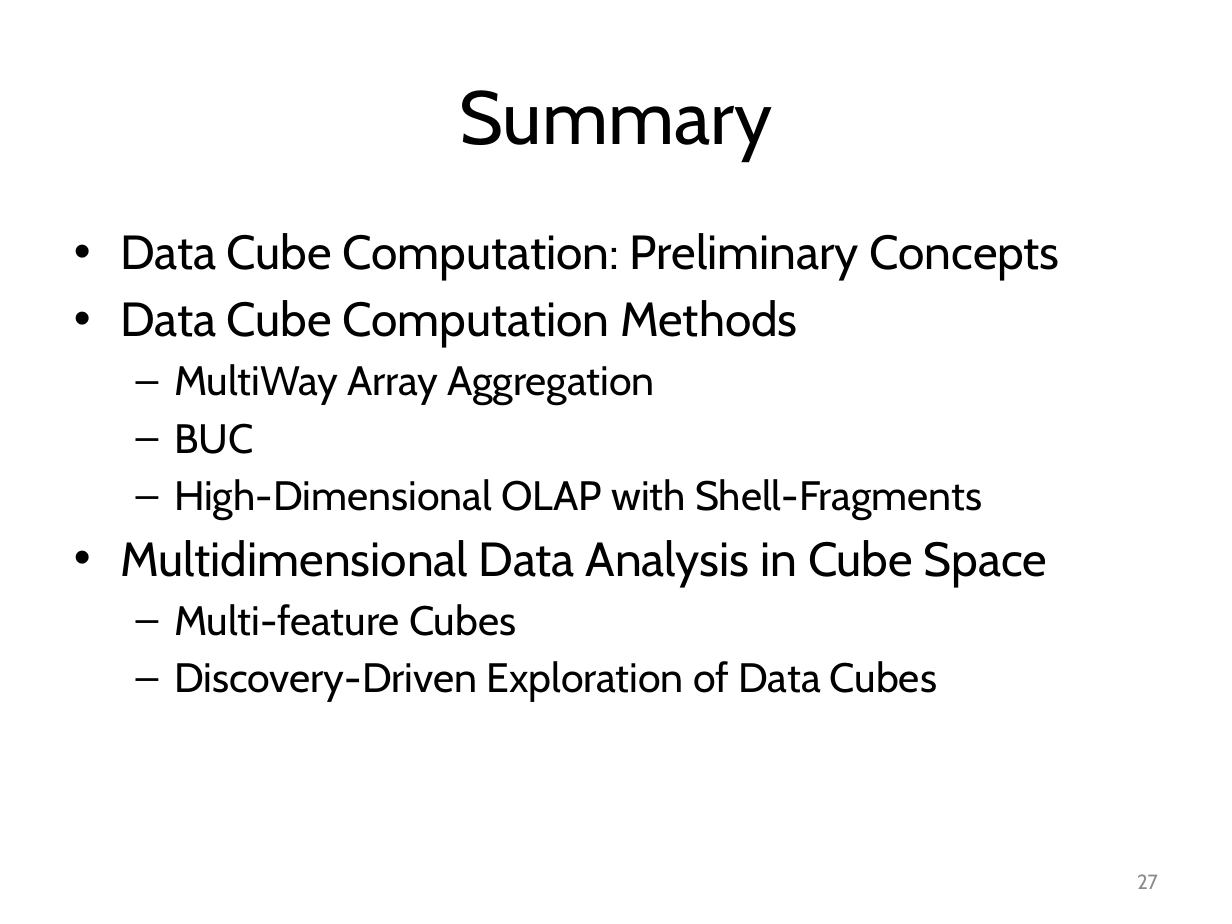
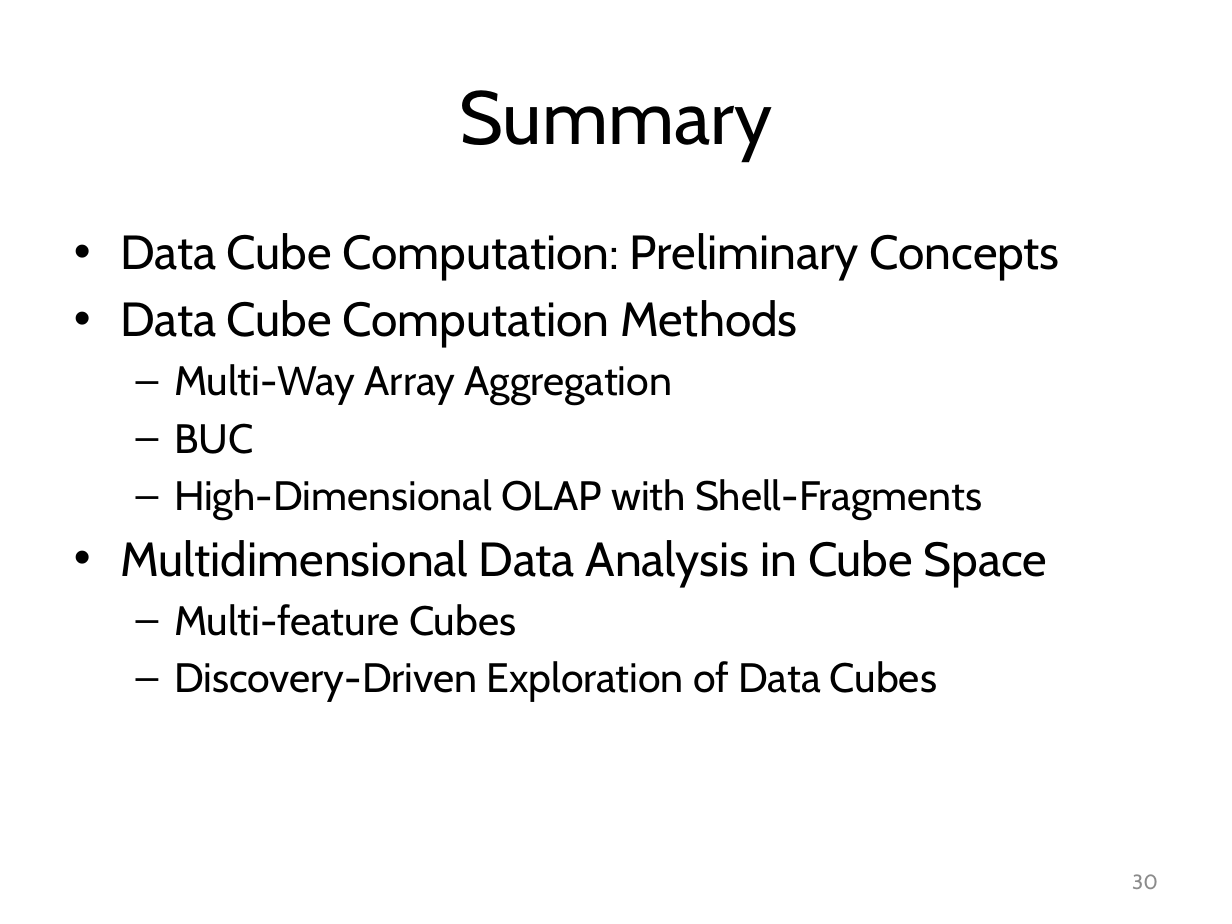
Before and after one commit to mjiang89/mjiang89.github.io, a slide deck: slide 30 of teaching/CS412Summer17-Chapter5.pptx (slide 27 before the commit). Drawn at 1232x924 pixels with LibreOffice and Linux fonts; fonts in the diff are those of the drawing. Boxes give left, top, right and bottom in pixels: in the first picture for what was removed or moved away, otherwise in the second. Text is boxed around its words. In the diff, an @@ line names an element or a change of style, - is before the commit and + after.

```diff
--- a/teaching/CS412Summer17-Chapter5.pptx
+++ b/teaching/CS412Summer17-Chapter5.pptx
@@ text at box(174, 364, 672, 405): text changed @@
-  – MultiWay Array Aggregation
+  – Multi-Way Array Aggregation
@@ page number at box(1132, 874, 1158, 889): text changed @@
-27
+30
```
Also in this commit, not shown: 19 other slides changed, 6 slides added, 3 slides removed, 4 other files.
